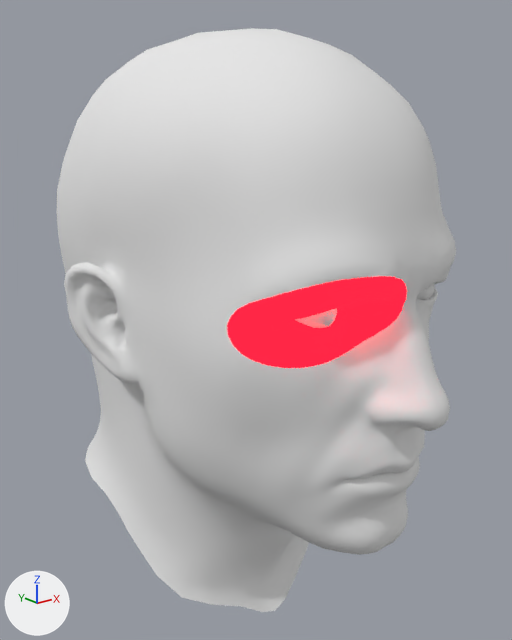
A saved change to the glTF model assets/models/Cluster.glb.
Camera for both pictures: a 50 mm lens placed at (-0.222, -0.305, 0.146), pointed at (-0.001, -0.028, 0.036). Lighting does not change. The marker at lower left points along +X, +Y and +Z. Where no turn or scale is listed for an object, it has been applied to the vertices. Vertices at the same position are counted once.

The first picture shows 'man_body_0014 uv map_Material.004_0', 'man_body_0014 uv map_Material.004_0.001'.
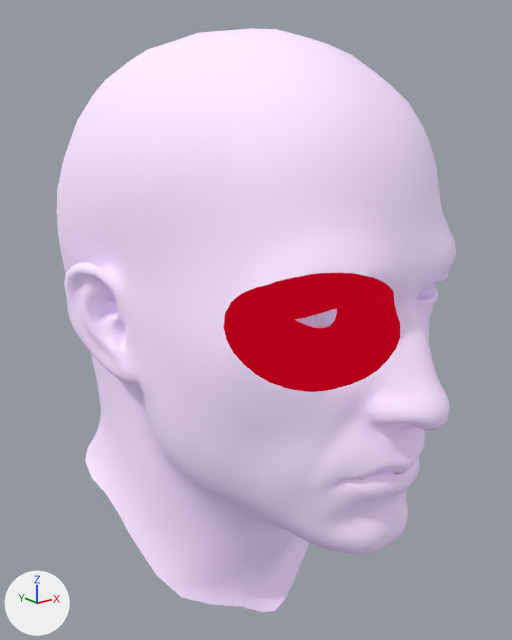
The edits, one by one:
In material 'Material' (mat_material), emission_color goes from (1.0, 0.00529, 0.0161) (red #ff1022) to (0.454, 0.0, 0.00955) (red #b40019).
In material 'Material' (mat_material), emission_strength goes from 3.8 to 1.0.
Material 'Material.006' (mat_material_006) is new.
Its base color is (0.965, 0.823, 0.991) (white #fbeafe).
Its roughness is 0.821.
Its emission color is (0.0865, 0.0513, 0.144) (dark purple #53406a).
Its emission strength is 1.0.
me_man_body_0014_uv_map_material_004_0 is used by ob_man_body_0014_uv_map_material_004_0; location (0.0, 0.0, 0.0).
me_man_body_0014_uv_map_material_004_0 had 1058 vertices, 2081 faces and spanned x -0.0621..0.0025, y -0.1286..-0.066, z 0.0428..0.0838.
me_man_body_0014_uv_map_material_004_0 now has 1125 vertices, 2225 faces and spans x -0.0627..-0.0015, y -0.1281..-0.0567, z 0.0319..0.0851.
me_man_body_0014_uv_map_material_004_0 part 1: 18 vertices moved from x -0.062..-0.0261, y -0.1266..-0.0848, z 0.0428..0.0813 to x -0.0627..-0.0262, y -0.1267..-0.079, z 0.0353..0.0846; 421 vertices removed from x -0.0621..0.0025, y -0.1286..-0.066, z 0.0428..0.0838; 483 vertices added at x -0.0626..-0.0015, y -0.1281..-0.0567, z 0.0319..0.0851.
me_man_body_0014_uv_map_material_004_0_001 is used by ob_man_body_0014_uv_map_material_004_0_001; location (0.0, 0.0, 0.0).
me_man_body_0014_uv_map_material_004_0_001 had 5612 vertices, 11147 faces and spanned x -0.092..0.085, y -0.146..0.083, z -0.132..0.177.
me_man_body_0014_uv_map_material_004_0_001 now has 5919 vertices, 12459 faces and spans x -0.092..0.085, y -0.146..0.083, z -0.132..0.177.
me_man_body_0014_uv_map_material_004_0_001 part 2: 58 vertices moved from x -0.062..-0.004, y -0.128..-0.067, z 0.034..0.079 to x -0.063..-0.003, y -0.128..-0.059, z 0.033..0.081; 428 vertices removed from x -0.062..0.003, y -0.129..-0.066, z 0.035..0.084; 391 vertices added at x -0.063..0.046, y -0.129..-0.057, z 0.032..0.085.
me_man_body_0014_uv_map_material_004_0_001 part 3: 344 vertices added at x -0.025..0.026, y -0.129..-0.114, z -0.011..-0.008.
me_man_body_0014_uv_map_material_004_0_001 part 4: 9887 faces spanning x -0.092..0.085, y -0.146..0.083, z -0.132..0.177 switch from mat_material_004 (white #e7e7e7) to mat_material_006 (white #fbeafe).

Pixel boxes (x1, y1, x2, y2) of what changed, in the pictures (512 x 640 px; the box of a moved part takes in the faces that stretch with it):
'man_body_0014 uv map_Material.004_0', recoloured, surface changed: (224, 273, 407, 392) in both
part 1 of me_man_body_0014_uv_map_material_004_0, moved or reshaped: before (227, 276, 407, 368); after (224, 273, 400, 392)
part 2 of me_man_body_0014_uv_map_material_004_0_001, moved or reshaped: before (220, 261, 409, 399); after (220, 261, 413, 399)
part 3 of me_man_body_0014_uv_map_material_004_0_001, added: after (355, 467, 412, 481)
part 4 of me_man_body_0014_uv_map_material_004_0_001, recoloured: (57, 28, 456, 612) in both
